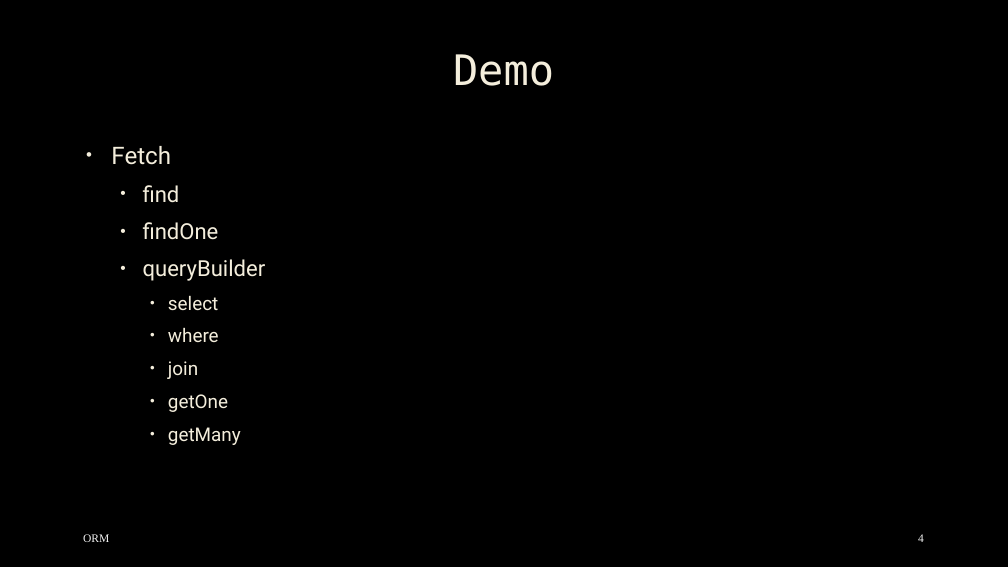
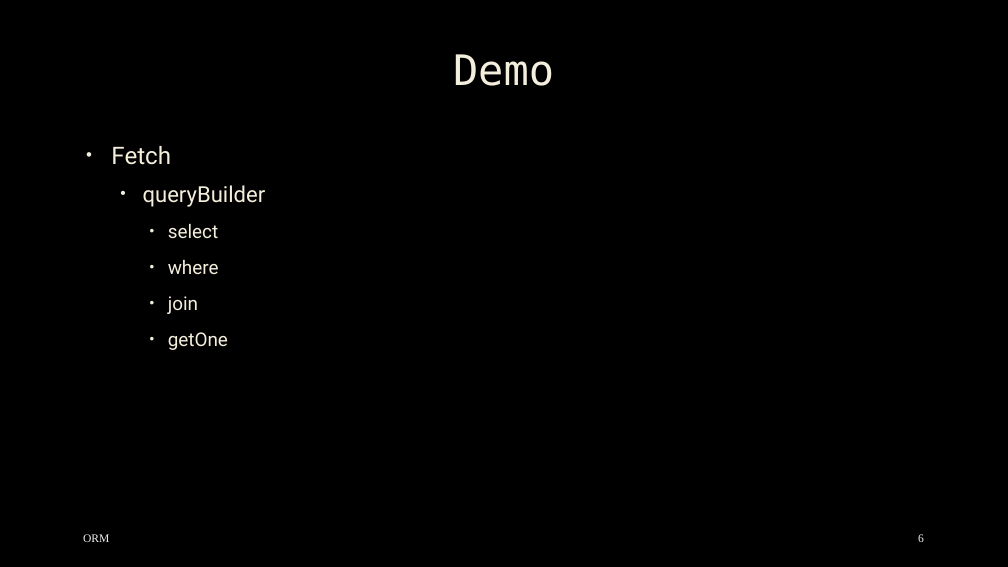
Before and after one commit to mostafa8026/nestjs-course, a slide deck: slide 6 of orm/orm-03.pptx (slide 4 before the commit). Drawn at 1008x567 pixels with LibreOffice and Linux fonts; fonts in the diff are those of the drawing; background and template pictures are left out. Boxes give left, top, right and bottom in pixels: in the first picture for what was removed or moved away, otherwise in the second. Text is boxed around its words. In the diff, an @@ line names an element or a change of style, - is before the commit and + after.

```diff
--- a/orm/orm-03.pptx
+++ b/orm/orm-03.pptx
@@ text at box(143, 185, 219, 240): paragraphs removed @@
-  • find
-  • findOne
@@ text at box(168, 223, 228, 350): list level 3 to 1 in "select"; line spacing 1 to 1.1; list level 3 to 1 in "where"; list level 3 to 1 in "join"; list level 3 to 1 in "getOne" @@
@@ text at box(168, 427, 241, 445): paragraph removed @@
-    • getMany
@@ page number at box(918, 534, 924, 542): text changed @@
-4
+6
```
Also in this commit, not shown: 3 slides added.
